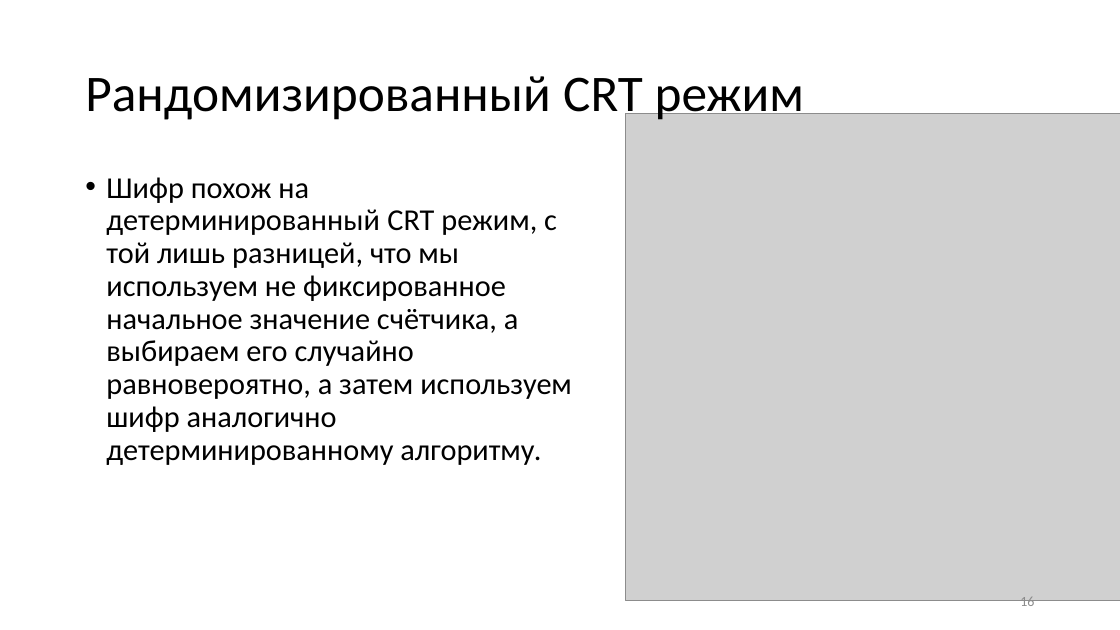
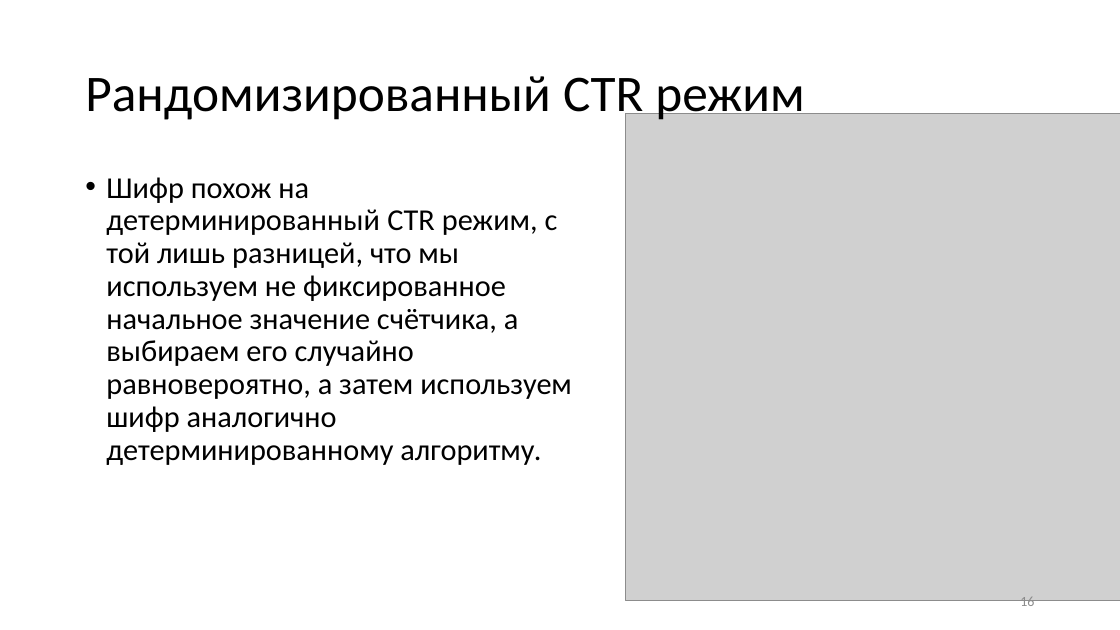
Before and after one commit to CryptoCourse/CryptoLectures, a slide deck: slide 16 of Lectures/Lecture7.pptx. Drawn at 1120x630 pixels with LibreOffice and Linux fonts; fonts in the diff are those of the drawing; grey boxes stand for pictures. Boxes give left, top, right and bottom in pixels: in the first picture for what was removed or moved away, otherwise in the second. Text is boxed around its words. In the diff, an @@ line names an element or a change of style, - is before the commit and + after.

```diff
--- a/Lectures/Lecture7.pptx
+++ b/Lectures/Lecture7.pptx
@@ title at (85,76,804,123): text changed @@
-Рандомизированный CRT режим
+Рандомизированный CTR режим
@@ text at (106,177,572,465): text changed @@
-• Шифр похож на детерминированный CRT режим, с той лишь разницей, что мы используем не фиксированное начальное значение счётчика, а выбираем его случайно равновероятно, а затем используем шифр аналогично детерминированному алгоритму.
+• Шифр похож на детерминированный CTR режим, с той лишь разницей, что мы используем не фиксированное начальное значение счётчика, а выбираем его случайно равновероятно, а затем используем шифр аналогично детерминированному алгоритму.
```
Also in this commit, not shown: 5 other slides changed, 1 slide removed, 1 other file.
